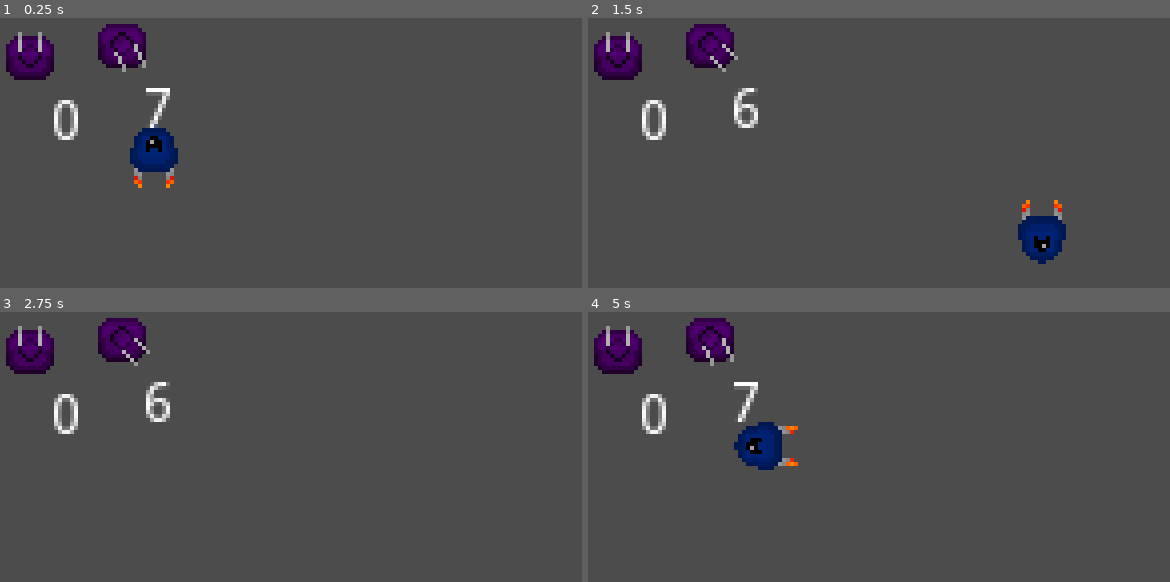
Above: before the commit, frames 1-4 (two rows, left to right).
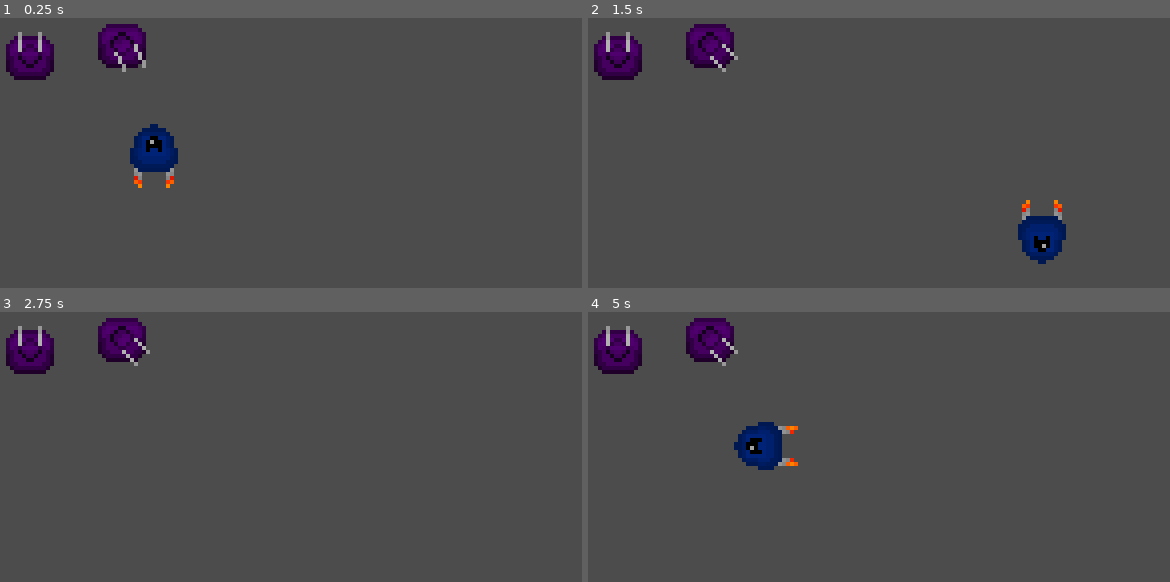
Above: after the commit, the same moments.

Repository: horenso/DefenseGame
Game: Godot game, scene res://Tests/Follow_movment.tscn
Same seed, same stepped clock (60 frames per second), same inputs: the game is played once before the commit and once after it.
Inputs:
- Up to frame 1 (0.25 s): no input
- Up to frame 2 (1.5 s): hold Right (ui_right) 0.53-1.28 s; hold Down (ui_down) from 1.28 s (still down)
- Up to frame 3 (2.75 s): tap Enter at 2 s; release Down (ui_down) at 2.03 s; hold Right (ui_right) from 2.03 s (still down)
- Up to frame 4 (5 s): tap Space at 2.75 s; release Right (ui_right) at 2.78 s; hold Up (ui_up) 2.78-3.53 s; tap Enter at 3.5 s; hold Left (ui_left) from 3.53 s (still down)

The runs differ from the first frame. In frame 1, 0.7% of the frame differs, in the area x 9-30%, y 25-46%; in frame 2, 0.8%; in frame 3, 0.8%; in frame 4, 0.9%, in the area x 9-30%, y 8-46%.

Commit message:
Delayed tower rotation finally works as intended

Diff:
--- a/Scenes/Tower.tscn
+++ b/Scenes/Tower.tscn
@@ -1,11 +1,8 @@
-[gd_scene load_steps=5 format=2]
+[gd_scene load_steps=4 format=2]
 
 [ext_resource path="res://Scripts/Tower.gd" type="Script" id=1]
 [ext_resource path="res://Art/Towers/tower_1_background.png" type="Texture" id=2]
 [ext_resource path="res://Art/Towers/tower_1_top.png" type="Texture" id=3]
-
-[sub_resource type="CircleShape2D" id=1]
-radius = 21.9513
 
 [node name="Tower" type="Node2D"]
 script = ExtResource( 1 )
@@ -25,15 +22,15 @@
 position = Vector2( 0, -7 )
 rotation = -3.14159
 
+[node name="Rotation" type="Node2D" parent="."]
+position = Vector2( 0, -1 )
+
 [node name="Label" type="Label" parent="."]
+visible = false
 margin_left = 5.14399
 margin_top = 8.85272
 margin_right = 45.144
 margin_bottom = 22.8527
-
-[node name="Timer" type="Timer" parent="."]
-wait_time = 16.0
-autostart = true
 
 [node name="Range" type="Area2D" parent="."]
 position = Vector2( 0, -1 )
@@ -42,8 +39,5 @@
 collision_mask = 2
 
 [node name="CollisionShape2D" type="CollisionShape2D" parent="Range"]
-shape = SubResource( 1 )
-
-[node name="Tween" type="Tween" parent="."]
 [connection signal="area_entered" from="Range" to="." method="_on_range_area_entered"]
 [connection signal="area_exited" from="Range" to="." method="_on_range_area_exited"]
--- a/Scripts/Tower.gd
+++ b/Scripts/Tower.gd
@@ -6,7 +6,7 @@
 var RANGE = 30
 var REACTION_TIME = 1
 var SHOOTING_SPEED = 1
-var TURNING_SPEED = 10
+var TURNING_SPEED = 12
 var DAMAGE = 1
 
 var is_selected = false
@@ -52,14 +52,15 @@
 		return
 
 	angle_enemy = 90 + rad2deg(get_angle_to(selected_enemy.position))
-	if angle_enemy < 0:
-		angle_enemy = 360 + angle_enemy
+	var target_dir = (selected_enemy.global_position - global_position).normalized()
+	var current_dir = Vector2(1, 0).rotated($Rotation.global_rotation)
 
-	fake_rotation = int(round(angle_enemy / 22.5))
-	if fake_rotation == 16:
-		fake_rotation = 0
+	$Rotation.global_rotation = current_dir.linear_interpolate(target_dir, TURNING_SPEED * delta).angle()
+
+	fake_rotation = int(round(rad2deg($Rotation.rotation + 0.5*PI) / 22.5))
+	if fake_rotation < 0:
+		fake_rotation = (fake_rotation % 16 + 16) % 16
 	top_center_node.rotation = deg2rad(fake_rotation * 22.5)
-
 
 # update the towers rotation frames,
 # fake_rotation is value between 0 and 15
